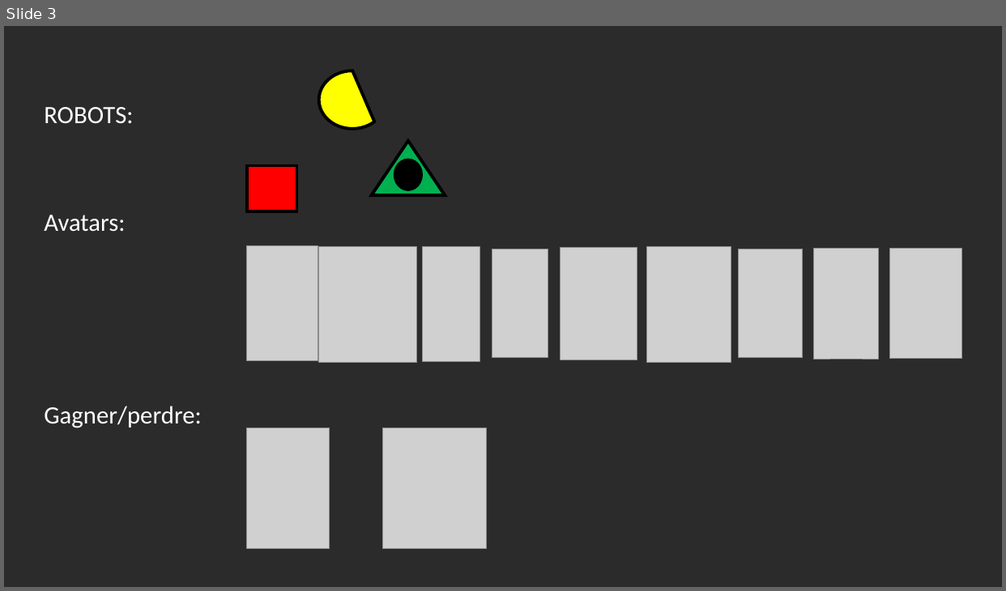
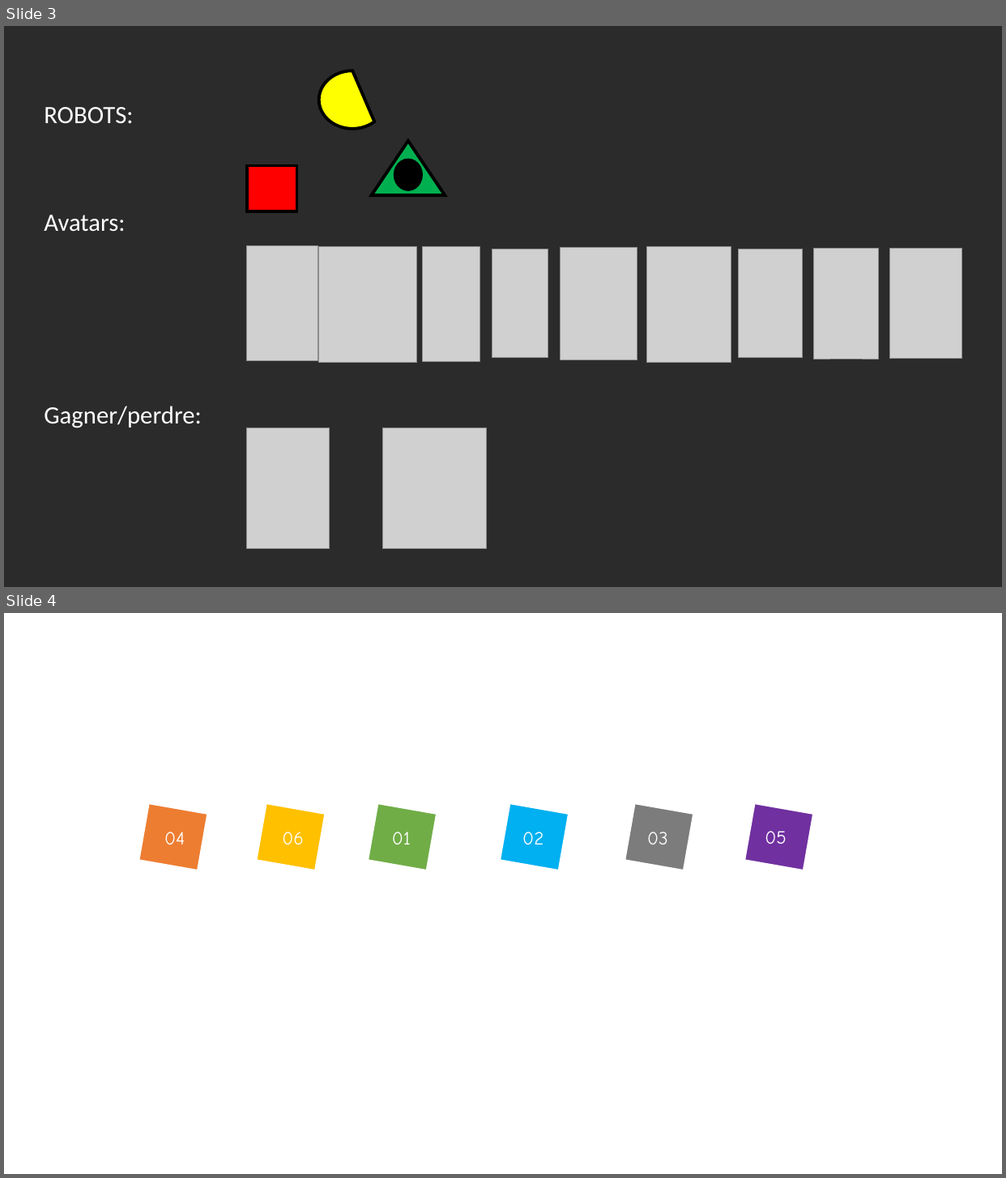
Before and after one commit to nembot/projet-ihm, a slide deck: IHM_image et maquette.pptx. Shown one above the other, each under a label of ours: slide 3 before the commit, slides 3 and 4 after it. The pictures are 1006x591 and 1006x1178 pixels, drawn with LibreOffice and Linux fonts; fonts in the diff are those of the drawing; grey boxes stand for pictures; background and template pictures are left out; a plain dark background stands for a picture behind light text. Boxes give left, top, right and bottom in pixels: in the first picture for what was removed or moved away, otherwise in the second. Text is boxed around its words. In the diff, an @@ line names an element or a change of style, - is before the commit and + after.

```diff
--- a/IHM_image et maquette.pptx
+++ b/IHM_image et maquette.pptx
@@ slide 4 added at box(4, 613, 1002, 1174), background #FFFFFF @@
@@ rectangle added at box(139, 803, 207, 870), fill #ED7D31, outline #FFFFFF 1 pt @@
@@ rectangle added at box(257, 803, 325, 870), fill #FFC000, outline #FFFFFF 1 pt @@
@@ rectangle added at box(368, 803, 437, 870), fill #70AD47, outline #FFFFFF 1 pt @@
@@ rectangle added at box(501, 803, 569, 870), fill #00B0F0, outline #FFFFFF 1 pt @@
@@ rectangle added at box(625, 803, 693, 870), fill #7C7C7C, outline #FFFFFF 1 pt @@
@@ rectangle added at box(745, 803, 813, 870), fill #7030A0, outline #FFFFFF 1 pt @@
@@ text added at box(765, 831, 786, 844), 18 pt, text #FFFFFF @@
+05
@@ text added at box(164, 832, 185, 845), 18 pt, text #FFFFFF @@
+04
@@ text added at box(282, 832, 304, 845), 18 pt, text #FFFFFF @@
+06
@@ text added at box(392, 832, 411, 845), 18 pt, text #FFFFFF @@
+01
@@ text added at box(522, 832, 543, 845), 18 pt, text #FFFFFF @@
+02
@@ text added at box(647, 832, 668, 845), 18 pt, text #FFFFFF @@
+03
```
Also in this commit, not shown: 4 other files.
